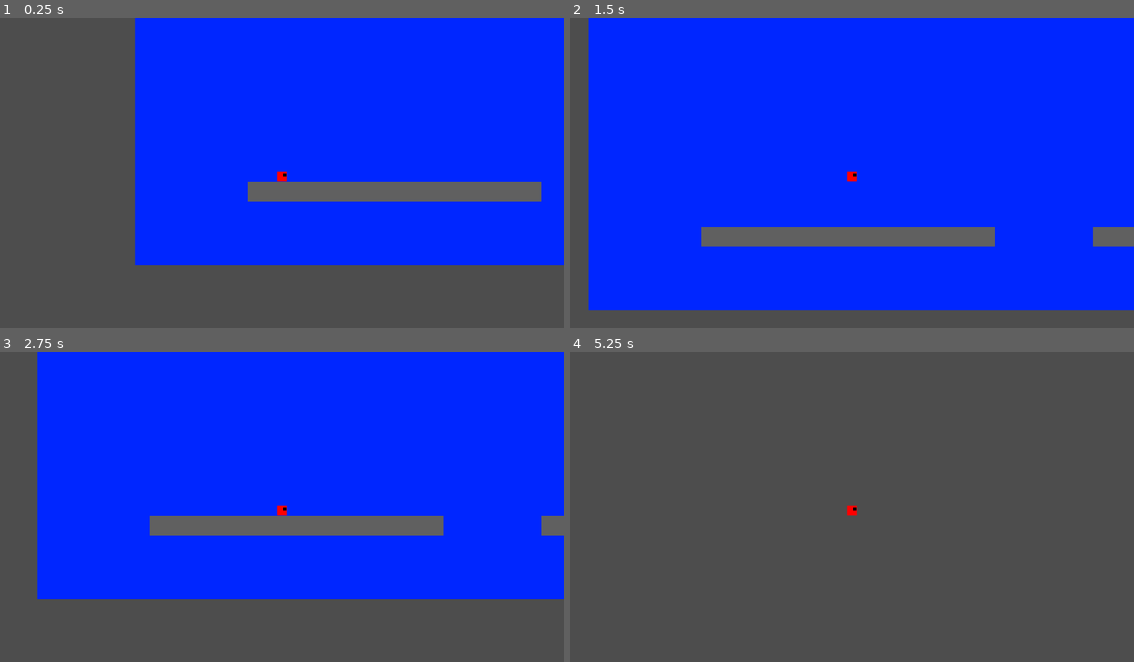
Above: before the commit, frames 1-4 (two rows, left to right).
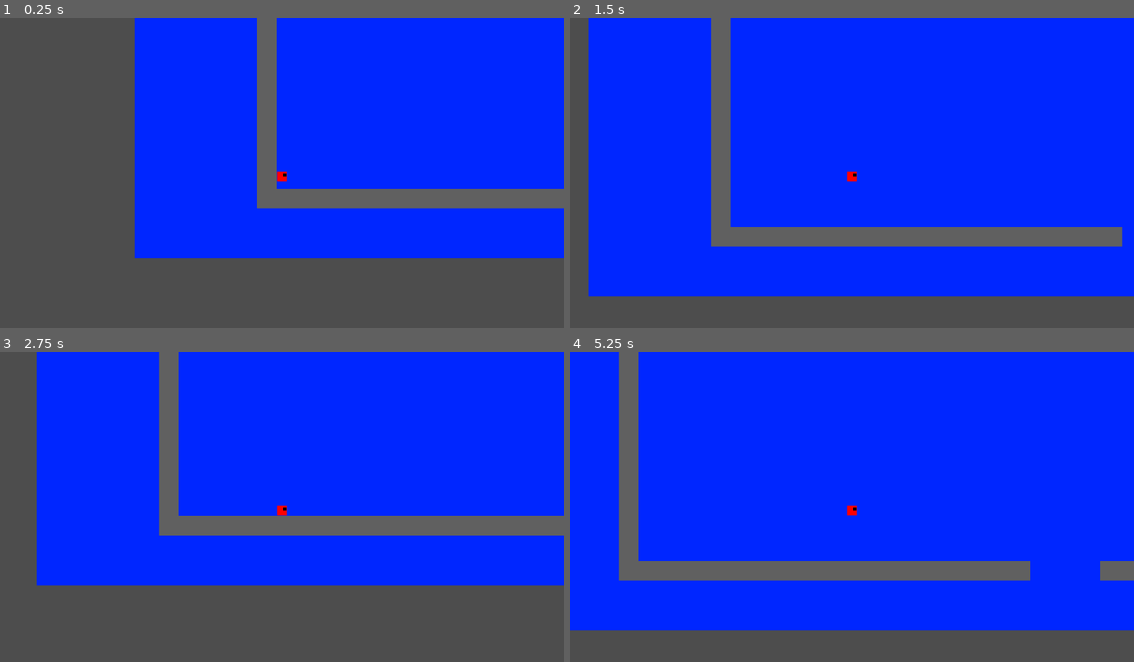
Above: after the commit, the same moments.

Repository: aduImperfect/SquarePlatformer
Game: Godot game, scene res://TSCN/main.tscn
Same seed, same stepped clock (60 frames per second), same inputs: the game is played once before the commit and once after it.
Inputs:
- Up to frame 1 (0.25 s): no input
- Up to frame 2 (1.5 s): tap Enter at 0.5 s; hold Right from 0.53 s (still down); tap Up at 0.77 s
- Up to frame 3 (2.75 s): tap Up at 1.52 s; release Right at 2.03 s; hold Left from 2.03 s (still down)
- Up to frame 4 (5.25 s): release Left at 2.78 s; hold Right 2.78-4.28 s; tap Up at 3.02, 3.77, 4.52 s; hold Left 4.28-5.03 s; hold Right from 5.03 s (still down)

The runs differ from the first frame. In frame 1, 6.4% of the frame differs, in the area x 23-100%, y 0-80%; in frame 2, 8.1%; in frame 3, 7.4%; in frame 4, 83%, in the area x 0-100%, y 0-90%.

Commit message:
Level_1 separate scene instead of code gen of blocks!

Diff:
--- /dev/null
+++ b/square-platformer/TSCN/level_1.tscn
@@ -0,0 +1,41 @@
+[gd_scene format=3 uid="uid://dhhpeafn8hq51"]
+
+[ext_resource type="PackedScene" uid="uid://c1fak3ic51u8i" path="res://TSCN/ground.tscn" id="1_82x00"]
+
+[node name="Level1" type="Node2D" unique_id=1977552670]
+
+[node name="Ceiling_1" parent="." unique_id=521068129 instance=ExtResource("1_82x00")]
+position = Vector2(920, -132)
+scale = Vector2(44, 1)
+
+[node name="Wall_Left" parent="." unique_id=1889220283 instance=ExtResource("1_82x00")]
+position = Vector2(20, 448)
+scale = Vector2(1, 10)
+
+[node name="Wall_Left2" parent="." unique_id=661023265 instance=ExtResource("1_82x00")]
+position = Vector2(20, 48.000004)
+scale = Vector2(1, 10)
+
+[node name="Ground_1" parent="." unique_id=910253821 instance=ExtResource("1_82x00")]
+position = Vector2(440.00003, 628)
+scale = Vector2(20, 1)
+
+[node name="Ground_2" parent="." unique_id=1242729180 instance=ExtResource("1_82x00")]
+position = Vector2(1383, 628)
+scale = Vector2(20, 1)
+
+[node name="Wall_Right" parent="." unique_id=94926086 instance=ExtResource("1_82x00")]
+position = Vector2(1803, 448)
+scale = Vector2(1, 10)
+
+[node name="Wall_Right2" parent="." unique_id=2002316622 instance=ExtResource("1_82x00")]
+position = Vector2(1803, 48)
+scale = Vector2(1, 10)
+
+[node name="Ground_3" parent="." unique_id=891354288 instance=ExtResource("1_82x00")]
+position = Vector2(1684, 550)
+scale = Vector2(5, 1)
+
+[node name="Ground_4" parent="." unique_id=1395679863 instance=ExtResource("1_82x00")]
+position = Vector2(1413, 464)
+scale = Vector2(5, 1)
--- a/square-platformer/TSCN/level_gen.gd
+++ b/square-platformer/TSCN/level_gen.gd
@@ -2,44 +2,34 @@
 
 const PLAYER_SCENE = preload("res://TSCN/player.tscn")
 const BACKGROUND_SCENE = preload("res://TSCN/background.tscn")
-const GROUND_SCENE = preload("res://TSCN/ground.tscn")
-
-@export var groundMaxNum : int = 0
-@export var groundCount : int = 0
-@export var groundArr : Array[Node2D] = []
-
-@export var xBeginOffset : float = 0.0
-@export var yBeginOffset : float = 0.0
-@export var xOffset : float = 0.0
-@export var yOffset : float = 0.0
+const LEVEL_SCENE = preload("res://TSCN/level_1.tscn")
 
 @export var xBackCenter : float = 0.0
 @export var yBackCenter : float = 0.0
+
+@export var xLevel1Center : float = 0.0
+@export var yLevel1Center : float = 0.0
 
 @export var xPCenter : float = 0.0
 @export var yPCenter : float = 0.0
 
 @export var playerNode : Node2D
 @export var backgroundNode : Node2D
+@export var level1Node : Node2D
 
 # Called when the node enters the scene tree for the first time.
 func _ready() -> void:
-	groundMaxNum = 40
-	groundCount = 0
-
-	xBeginOffset = 0.0
-	yBeginOffset = 600.0
-	xOffset = 40.0
-	yOffset = 0.0
-
 	xBackCenter = 550.0
 	yBackCenter = 350.0
+
+	xLevel1Center = 0.0
+	yLevel1Center = 0.0
 
 	xPCenter = 50.0
 	yPCenter = 550.0
 
 	_spawn_background()
-	_spawn_ground()
+	_spawn_level1()
 	_spawn_player()
 
 # Called every frame. 'delta' is the elapsed time since the previous frame.
@@ -53,18 +43,12 @@
 	add_child(background_instance)
 	backgroundNode = background_instance
 
-func _spawn_ground() -> void:
-	var ground_instance
-	for k in groundMaxNum:
-		if k >= 15 && k < 20:
-			continue
-
-		ground_instance = GROUND_SCENE.instantiate()
-		ground_instance.global_position.x = xBeginOffset + (k * xOffset)
-		ground_instance.global_position.y = yBeginOffset
-		add_child(ground_instance)
-		groundArr.append(ground_instance)
-		groundCount += 1
+func _spawn_level1() -> void:
+	var level1_instance = LEVEL_SCENE.instantiate()
+	level1_instance.global_position.x = xLevel1Center
+	level1_instance.global_position.y = yLevel1Center
+	add_child(level1_instance)
+	level1Node = level1_instance
 
 func _spawn_player() -> void:
 	var player_instance = PLAYER_SCENE.instantiate()
